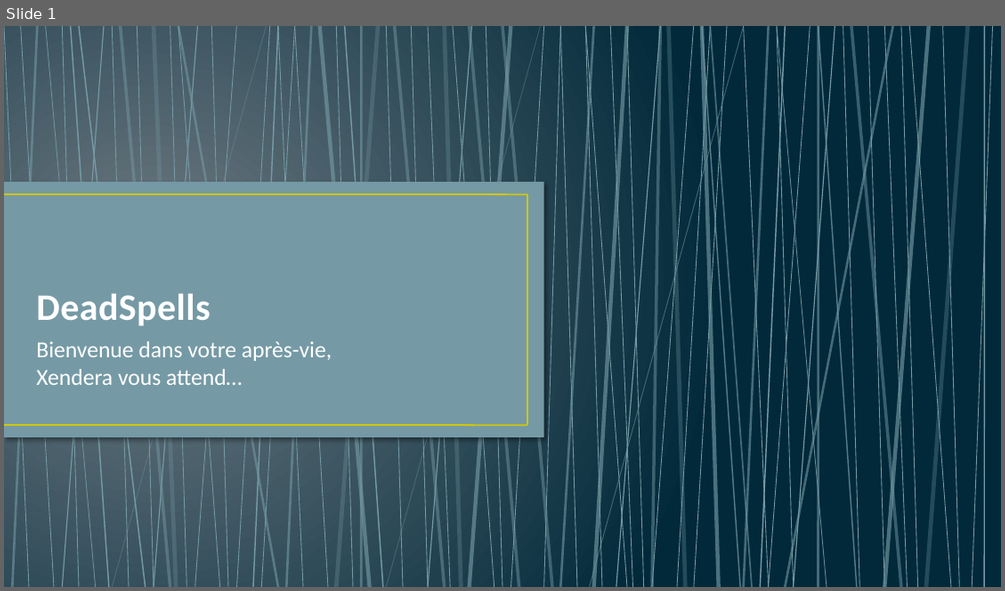
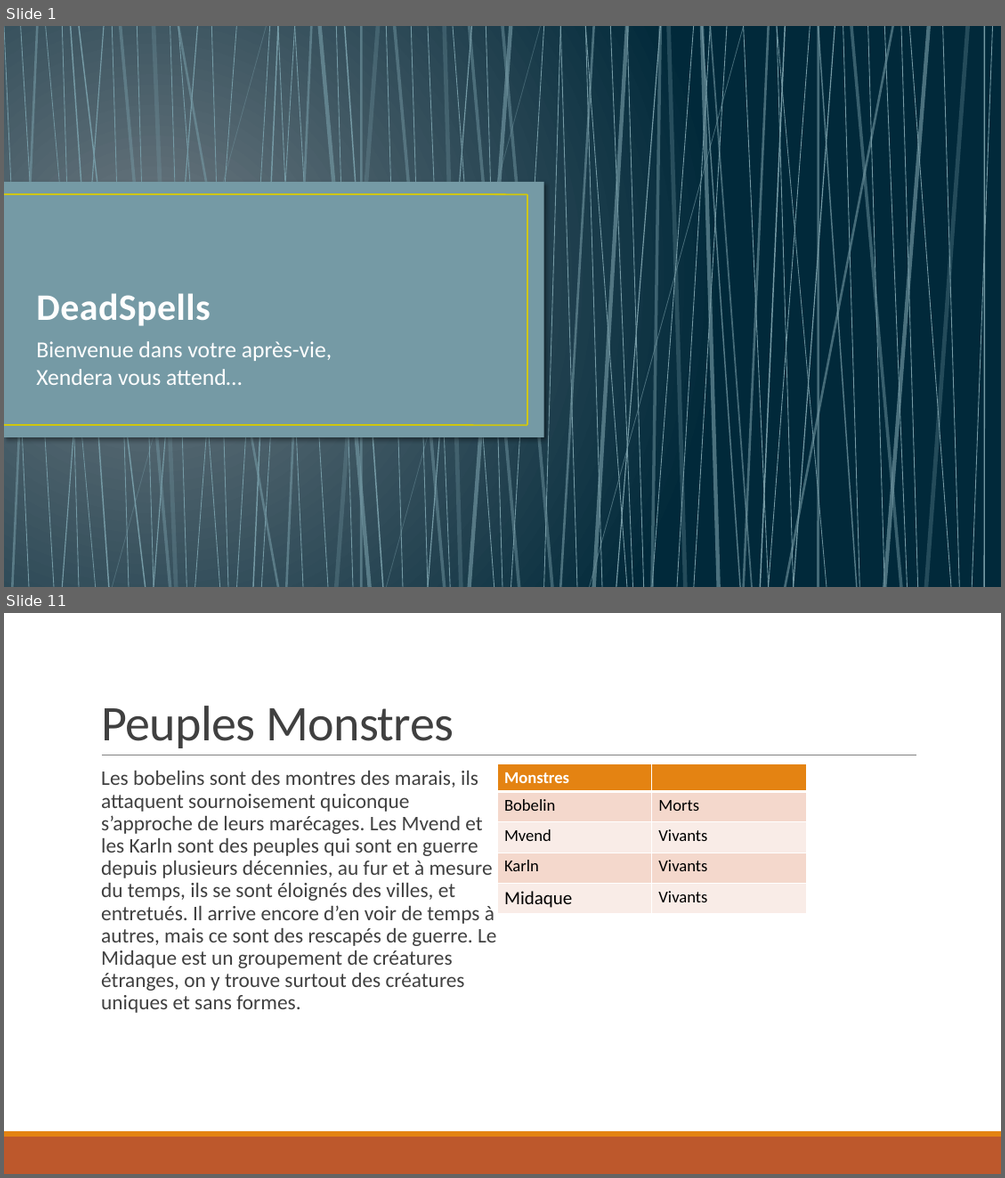
Before and after one commit to NCarrez/JdR-DeadSpells, a slide deck: 00 - Presentation.pptx. Shown one above the other, each under a label of ours: slide 1 before the commit, slides 1 and 11 after it; the slides between them are not shown. The pictures are 1005x591 and 1005x1178 pixels, drawn with LibreOffice and Linux fonts; fonts in the diff are those of the drawing. Boxes give left, top, right and bottom in pixels: in the first picture for what was removed or moved away, otherwise in the second. Text is boxed around its words. In the diff, an @@ line names an element or a change of style, - is before the commit and + after.

```diff
--- a/00 - Presentation.pptx
+++ b/00 - Presentation.pptx
@@ slide 11 added at bbox=[4, 613, 1001, 1174], background #FFFFFF @@
@@ title added at bbox=[101, 706, 453, 748], 48 pt, text #404040 @@
+Peuples Monstres
@@ text added at bbox=[101, 771, 496, 1013], 20 pt, text #404040 @@
+  Les bobelins sont des montres des marais, ils attaquent sournoisement quiconque s’approche de leurs marécages. Les Mvend et les Karln sont des peuples qui sont en guerre depuis plusieurs décennies, au fur et à mesure du temps, ils se sont éloignés des villes, et entretués. Il arrive encore d’en voir de temps à autres, mais ce sont des rescapés de guerre. Le Midaque est un groupement de créatures étranges, on y trouve surtout des créatures uniques et sans formes.
@@ line added from (102, 755) to (917, 755), #808080 0.5 pt @@
@@ table added at bbox=[498, 764, 806, 913], 5 rows, 2 columns @@
+Monstres | 
+Bobelin | Morts
+Mvend | Vivants
+Karln | Vivants
+Midaque | Vivants
@@ rectangle added at bbox=[4, 1136, 1001, 1174], fill #BD582C @@
@@ rectangle added at bbox=[4, 1131, 1001, 1136], fill #E48312 @@
```
Also in this commit, not shown: 9 slides changed, 5 other slides added, 5 slides removed.
